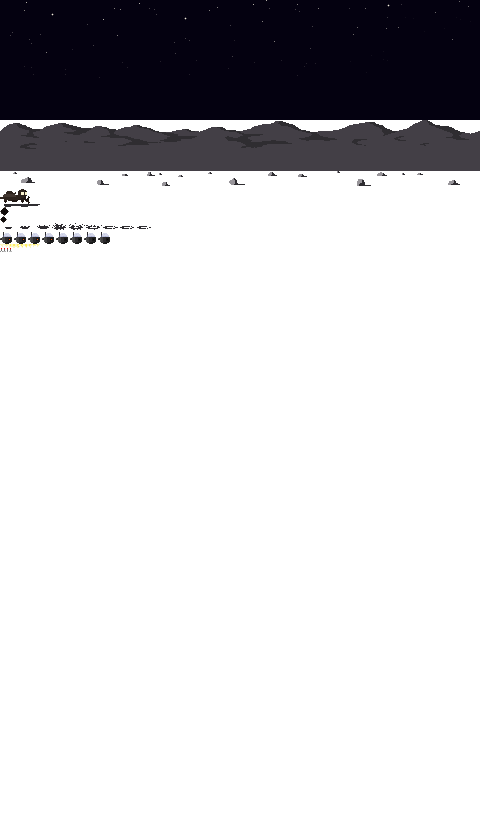
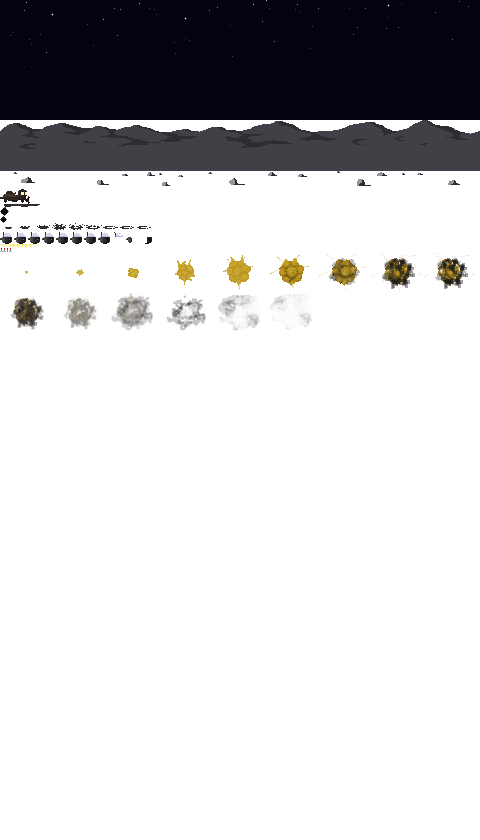
Layers edited between the first and the second 480×840 image:
added layer "grootEXPLOSION" above "bullet" over [10, 252, 475, 331]
added layer "alienpod parts" above "alienpod body" over [114, 232, 152, 244]
